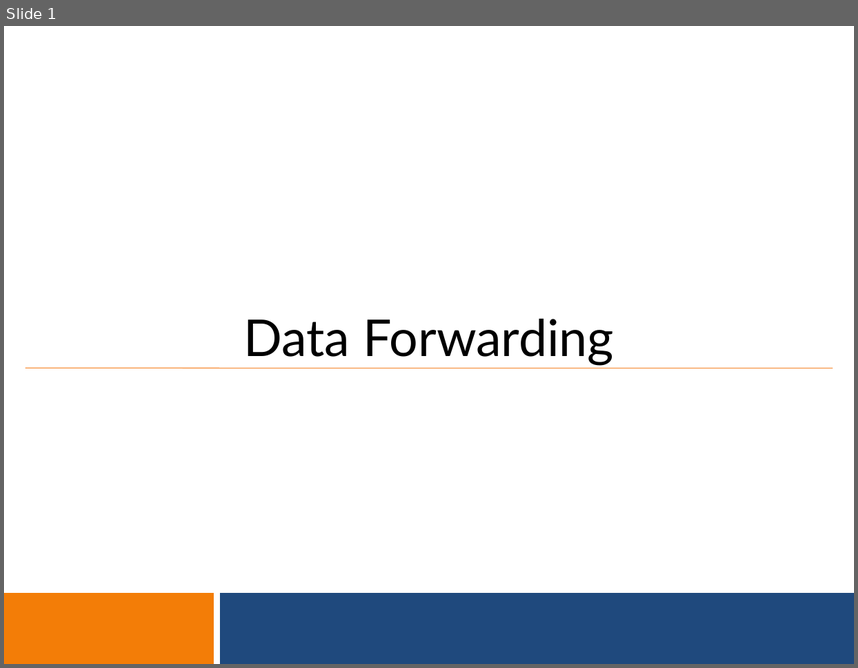
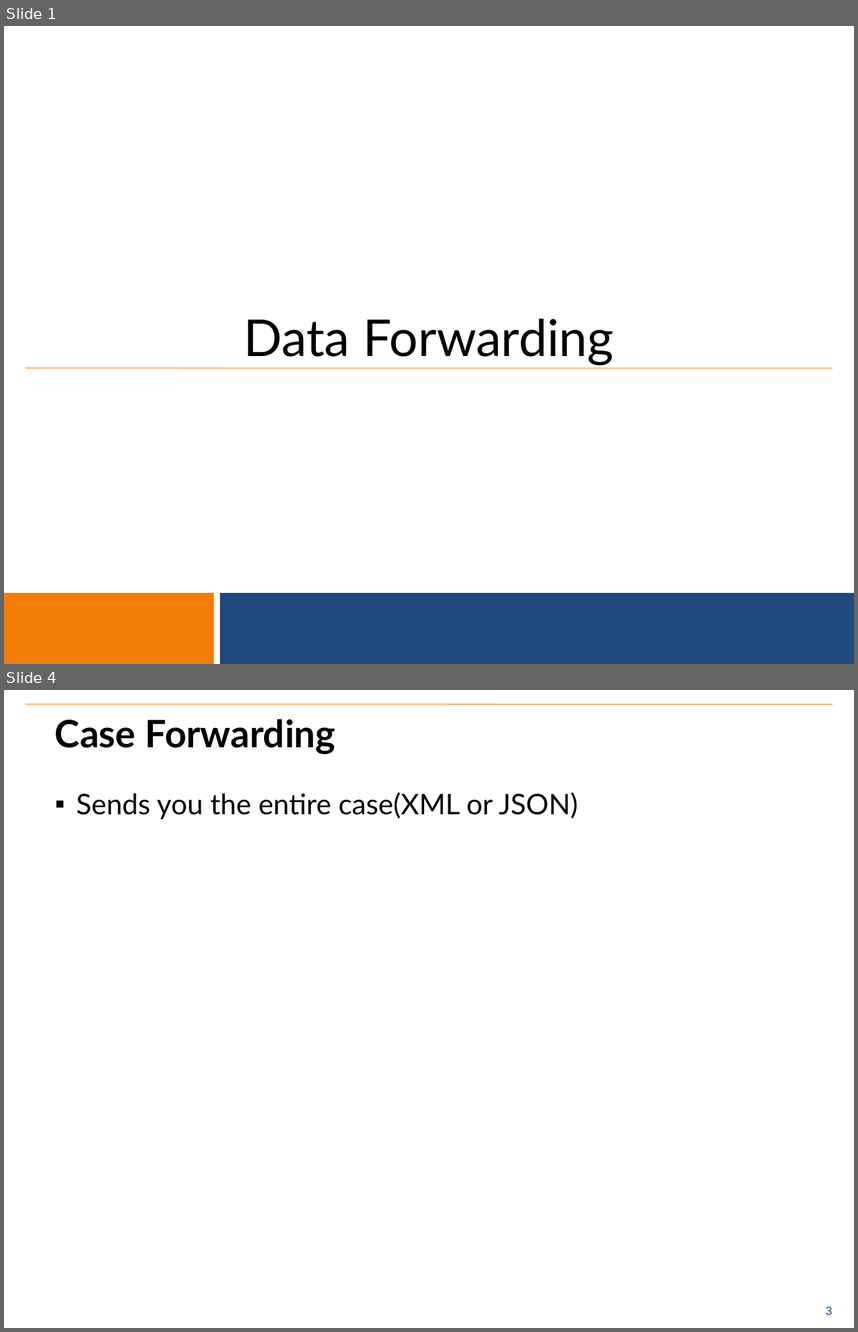
Before and after one commit to benrudolph/exi-training, a slide deck: DataForwarding/data_forwarding.pptx. Shown one above the other, each under a label of ours: slide 1 before the commit, slides 1 and 4 after it; the slides between them are not shown. The pictures are 858x668 and 858x1332 pixels, drawn with LibreOffice and Linux fonts; fonts in the diff are those of the drawing; background and template pictures are left out. Boxes give left, top, right and bottom in pixels: in the first picture for what was removed or moved away, otherwise in the second. Text is boxed around its words. In the diff, an @@ line names an element or a change of style, - is before the commit and + after.

```diff
--- a/DataForwarding/data_forwarding.pptx
+++ b/DataForwarding/data_forwarding.pptx
@@ slide 4 added at [4,690,854,1328], background #FFFFFF; not listed: 1 template element that a slide beside it also shows @@
@@ line added from (25, 704) to (833, 704), #F79646 0.75 pt @@
@@ title added at [55,719,335,754], 32 pt, text #000000, bold @@
+Case Forwarding
@@ text added at [76,792,578,819], 24 pt, text #000000 @@
+▪ Sends you the entire case(XML or JSON)
```
Also in this commit, not shown: 6 other slides added, 3 slides removed, 10 other files.
